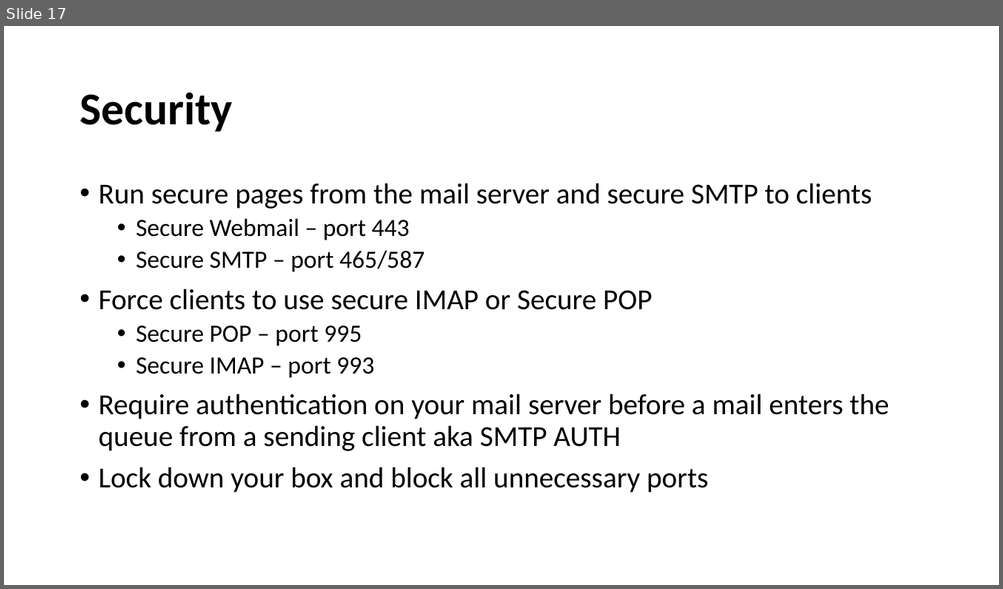
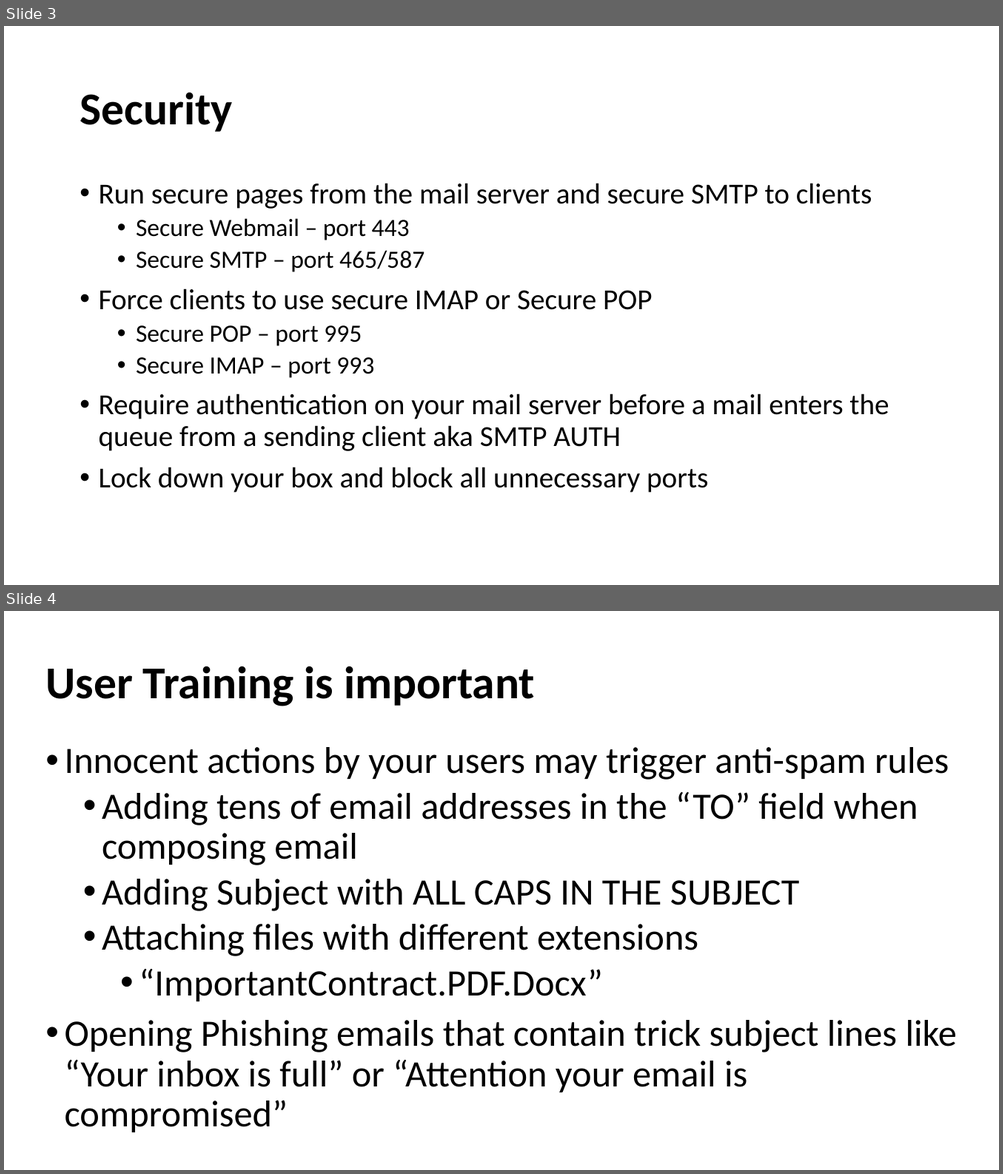
Before and after one commit to afnog/sse, a slide deck: postfix/emailbestpractices_old.pptx. Shown one above the other, each under a label of ours: slide 17 before the commit, slides 3 and 4 after it. The pictures are 1003x589 and 1003x1174 pixels, drawn with LibreOffice and Linux fonts; fonts in the diff are those of the drawing. Boxes give left, top, right and bottom in pixels: in the first picture for what was removed or moved away, otherwise in the second. Text is boxed around its words. In the diff, an @@ line names an element or a change of style, - is before the commit and + after.

```diff
--- a/postfix/emailbestpractices_old.pptx
+++ b/postfix/emailbestpractices_old.pptx
@@ slide 4 added at (4,611,999,1170), background #FFFFFF @@
@@ title added at (45,666,535,706), 44 pt, text #000000, bold @@
+User Training is important
@@ text added at (65,747,956,1133), 36 pt, text #000000 @@
+• Innocent actions by your users may trigger anti-spam rules
+  • Adding tens of email addresses in the “TO” field when composing email
+  • Adding Subject with ALL CAPS IN THE SUBJECT
+  • Attaching files with different extensions
+    • “ImportantContract.PDF.Docx”
+• Opening Phishing emails that contain trick subject lines like “Your inbox is full” or “Attention your email is compromised”
@@ what was slide 17 is now slide 3 @@
```
Also in this commit, not shown: 1 slide changed, 2 other files.
